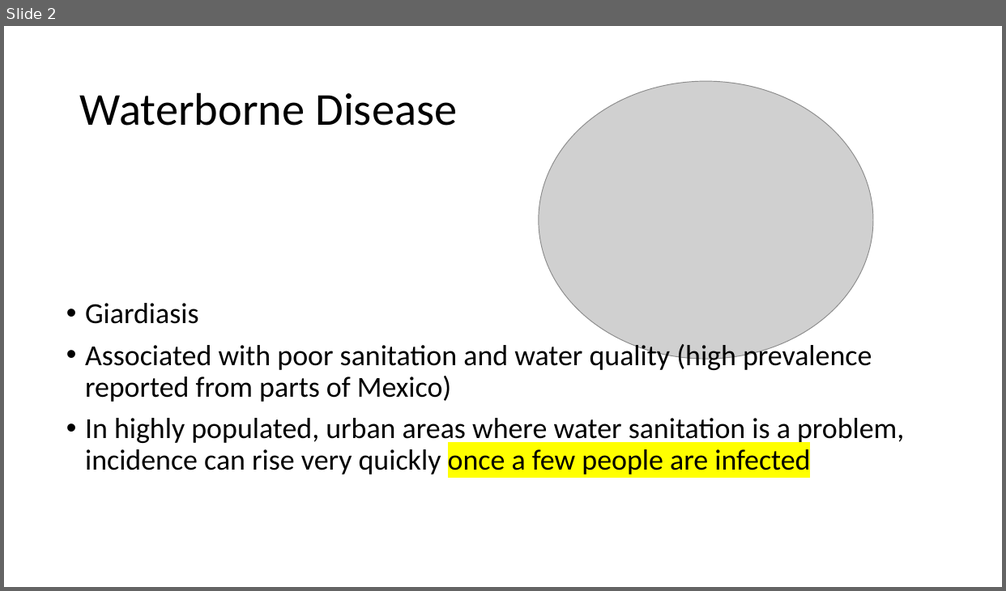
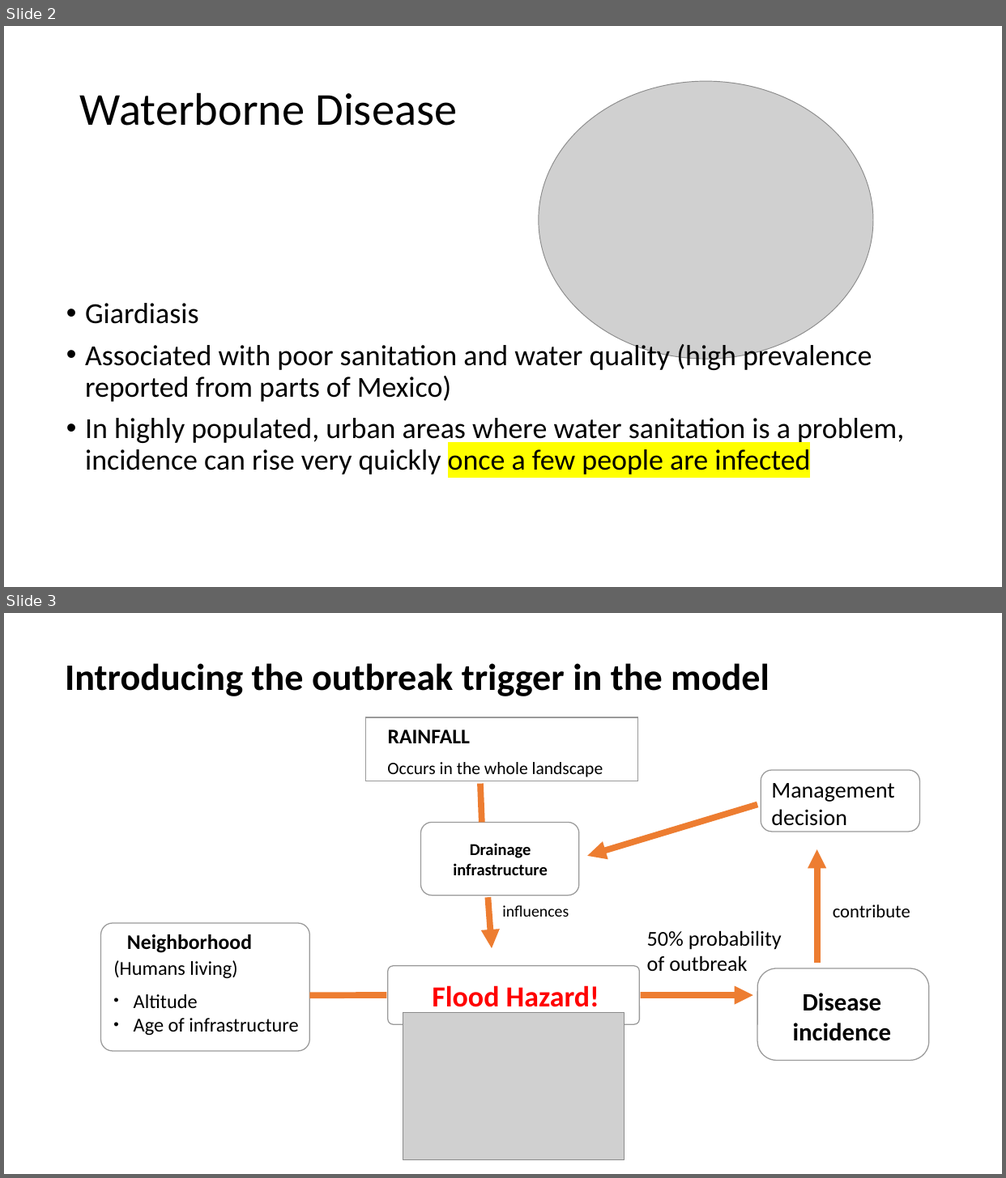
Before and after one commit to miguelppais/MexicoCityDisease, a slide deck: docs/Mexico Disease.pptx. Shown one above the other, each under a label of ours: slide 2 before the commit, slides 2 and 3 after it. The pictures are 1006x591 and 1006x1178 pixels, drawn with LibreOffice and Linux fonts; fonts in the diff are those of the drawing; grey boxes stand for pictures. Boxes give left, top, right and bottom in pixels: in the first picture for what was removed or moved away, otherwise in the second. Text is boxed around its words. In the diff, an @@ line names an element or a change of style, - is before the commit and + after.

```diff
--- a/docs/Mexico Disease.pptx
+++ b/docs/Mexico Disease.pptx
@@ slide 3 added at [4, 613, 1002, 1174], background #FFFFFF @@
@@ title added at [65, 663, 769, 696], 36 pt, text #000000, bold @@
+Introducing the outbreak trigger in the model
@@ rectangle added at [365, 717, 638, 781], outline #9A9A9A 1 pt @@
@@ text added at [388, 730, 470, 743], 20 pt, text #000000, bold @@
+RAINFALL
@@ text added at [387, 762, 603, 777], 16.9 pt, text #000000 @@
+Occurs in the whole landscape
@@ rounded rectangle added at [761, 770, 919, 832], outline #9A9A9A 1 pt @@
@@ line added from (482, 823) to (480, 784), #ED7D31 6 pt @@
@@ arrow added from (758, 805) to (587, 856), #ED7D31 6 pt @@
@@ text added at [771, 783, 894, 826], 21.8 pt, text #000000 @@
+Management
+decision
@@ rounded rectangle added at [421, 823, 579, 896], outline #9A9A9A 1 pt @@
@@ text added at [453, 843, 548, 875], 16 pt, text #000000, bold @@
+Drainage infrastructure
@@ arrow added from (817, 963) to (817, 850), #ED7D31 6 pt @@
@@ arrow added from (488, 897) to (492, 948), #ED7D31 6 pt @@
@@ rounded rectangle added at [100, 924, 309, 1052], outline #9A9A9A 1 pt @@
@@ text added at [502, 905, 569, 917], 15.5 pt, text #000000 @@
+influences
@@ text added at [833, 905, 910, 918], 17.6 pt, text #000000 @@
+contribute
@@ text added at [127, 935, 252, 953], 20 pt, text #000000, bold @@
+Neighborhood
@@ text added at [647, 931, 782, 972], 20.4 pt, text #000000 @@
+50% probability of outbreak
@@ text added at [113, 960, 237, 979], 19 pt, text #000000 @@
+(Humans living)
@@ rounded rectangle added at [388, 966, 640, 1024], outline #9A9A9A 1 pt @@
@@ rounded rectangle added at [758, 969, 929, 1061], outline #9A9A9A 1 pt @@
@@ text added at [134, 995, 298, 1036], 19 pt, text #000000 @@
+• Altitude
+• Age of infrastructure
@@ line added from (309, 995) to (386, 995), #ED7D31 6 pt @@
@@ text added at [432, 986, 599, 1014], 28 pt, text #FF0000, bold @@
+Flood Hazard!
@@ arrow added from (641, 995) to (753, 995), #ED7D31 6 pt @@
@@ text added at [793, 993, 891, 1041], 24 pt, text #000000, bold @@
+Disease
+incidence
@@ picture added at [403, 1013, 624, 1161] @@
```
Also in this commit, not shown: 1 other slide added, 1 other file.
